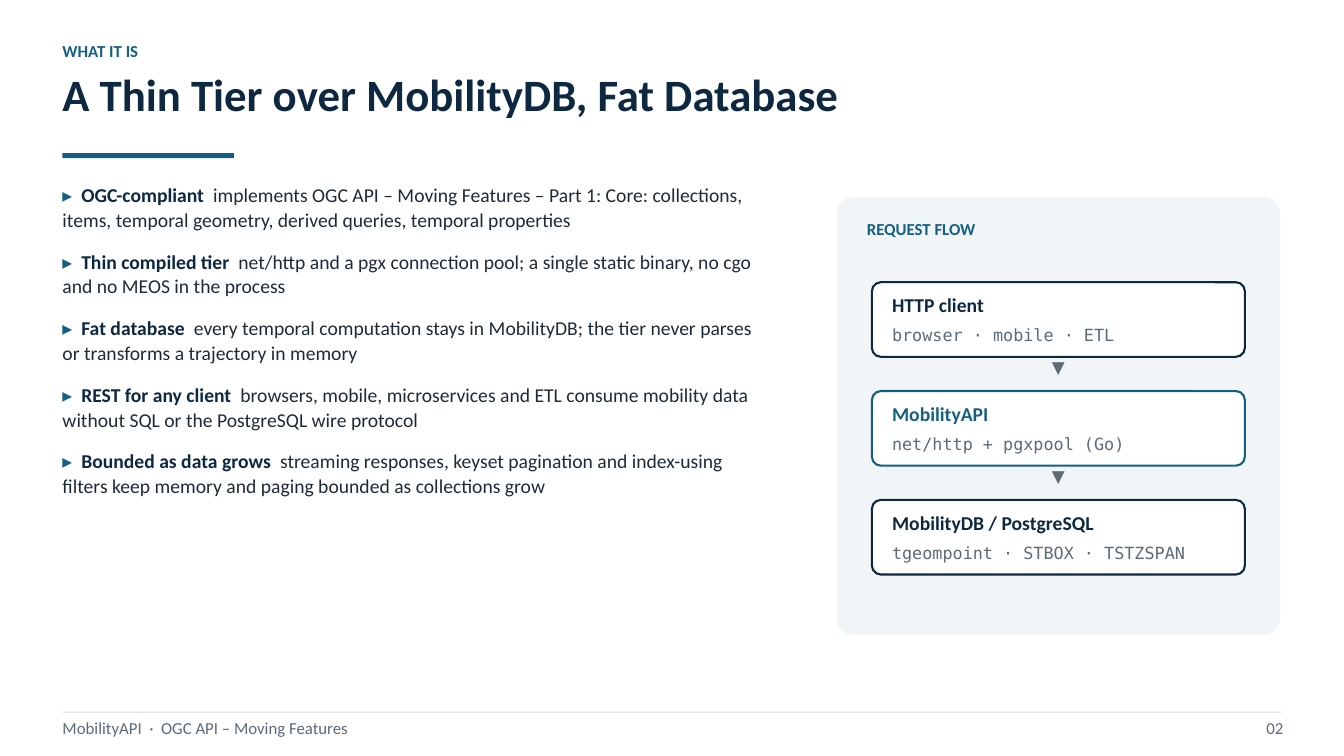
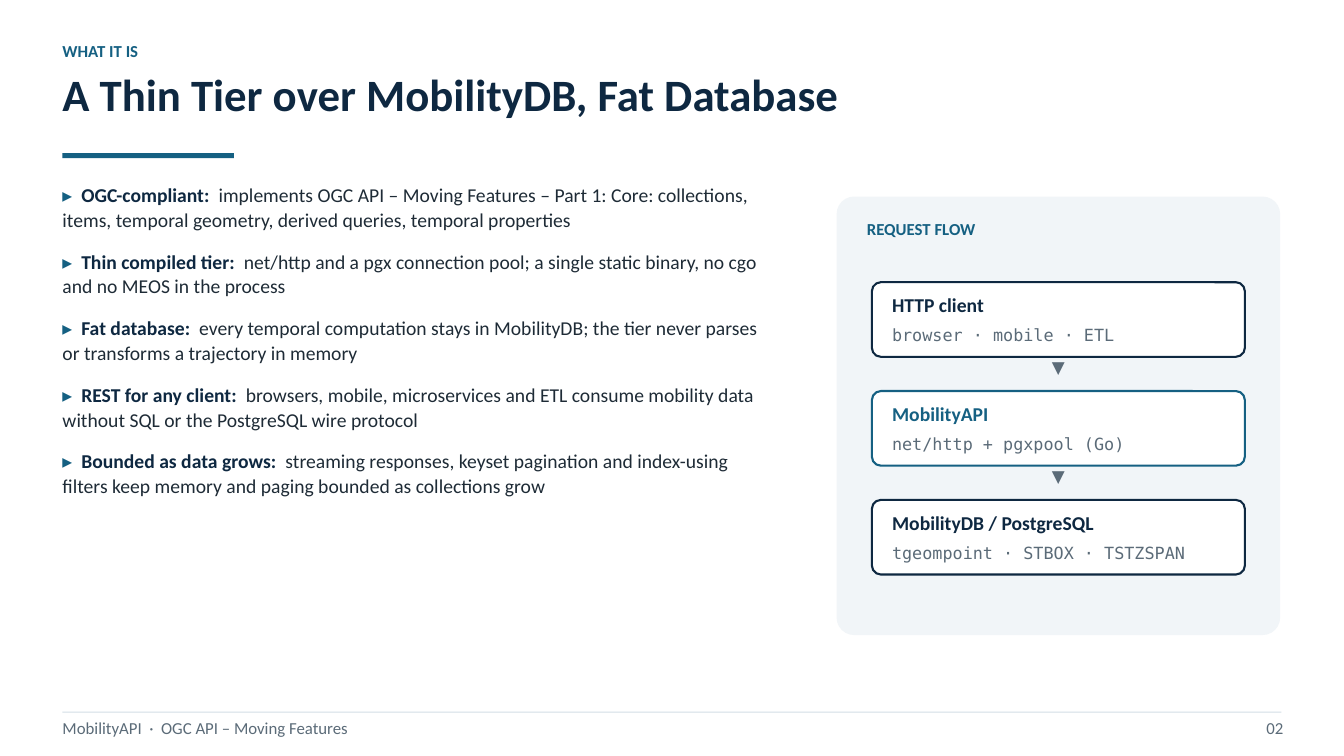
Before and after one commit to MobilityDB/MobilityAPI, a slide deck: slide 2 of MobilityAPIV5.pptx. Drawn at 1344x756 pixels with LibreOffice and Linux fonts; fonts in the diff are those of the drawing. Boxes give left, top, right and bottom in pixels: in the first picture for what was removed or moved away, otherwise in the second. Text is boxed around its words. In the diff, an @@ line names an element or a change of style, - is before the commit and + after.

Commit message:
V5 deck: colon after each bold keyword; transparent OGC logo corners
Bullets now read 'Keyword: description' across every slide (one change in the
shared bullets helper). The OGC Associate Member badge on the title slide has its
white corners knocked out to transparent (border-connected white only, so the
white OGC panel and Associate Member text stay solid), removing the white squares
against the navy background. PDF re-rendered.

```diff
--- a/MobilityAPIV5.pptx
+++ b/MobilityAPIV5.pptx
@@ text at [62,188,757,497]: text changed @@
-▸ OGC-compliant implements OGC API – Moving Features – Part 1: Core: collections, items, temporal geometry, derived queries, temporal properties
-▸ Thin compiled tier net/http and a pgx connection pool; a single static binary, no cgo and no MEOS in the process
-▸ Fat database every temporal computation stays in MobilityDB; the tier never parses or transforms a trajectory in memory
-▸ REST for any client browsers, mobile, microservices and ETL consume mobility data without SQL or the PostgreSQL wire protocol
-▸ Bounded as data grows streaming responses, keyset pagination and index-using filters keep memory and paging bounded as collections grow
+▸ OGC-compliant: implements OGC API – Moving Features – Part 1: Core: collections, items, temporal geometry, derived queries, temporal properties
+▸ Thin compiled tier: net/http and a pgx connection pool; a single static binary, no cgo and no MEOS in the process
+▸ Fat database: every temporal computation stays in MobilityDB; the tier never parses or transforms a trajectory in memory
+▸ REST for any client: browsers, mobile, microservices and ETL consume mobility data without SQL or the PostgreSQL wire protocol
+▸ Bounded as data grows: streaming responses, keyset pagination and index-using filters keep memory and paging bounded as collections grow
```
Also in this commit, not shown: 14 other slides changed, 1 other file.
